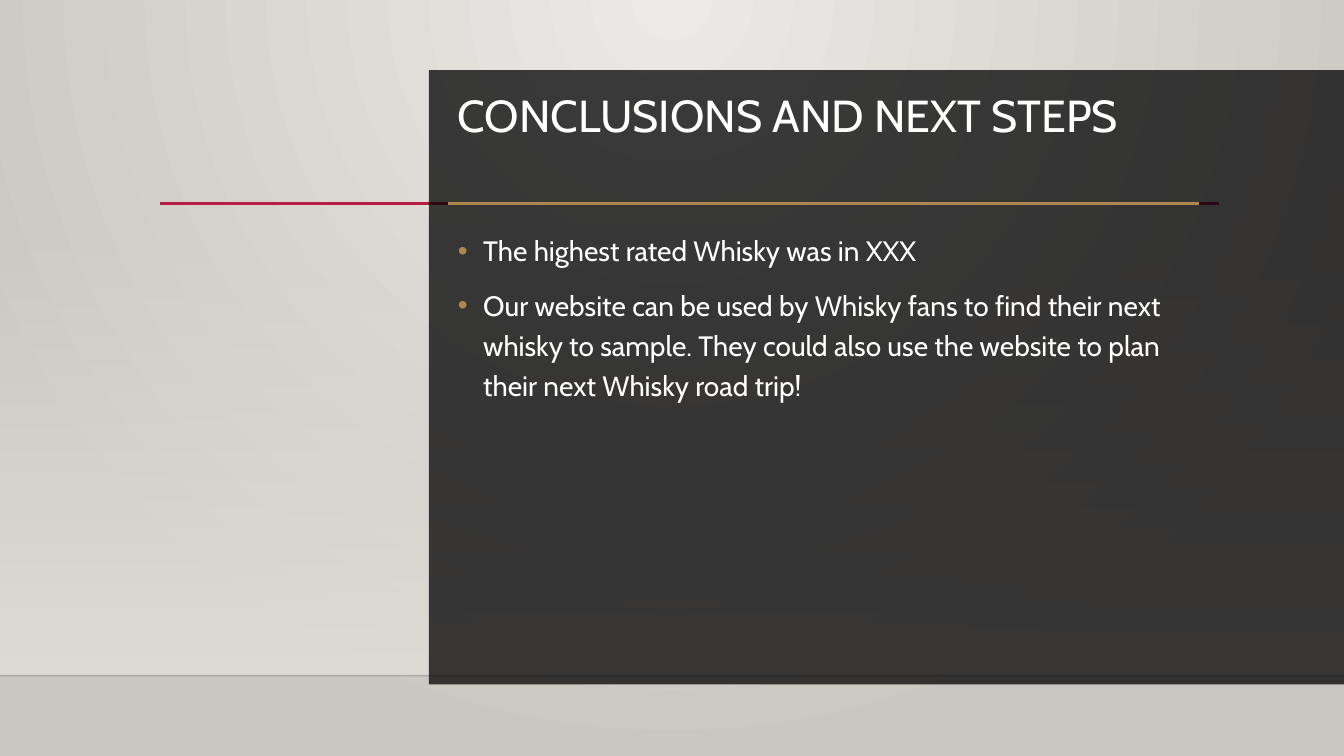
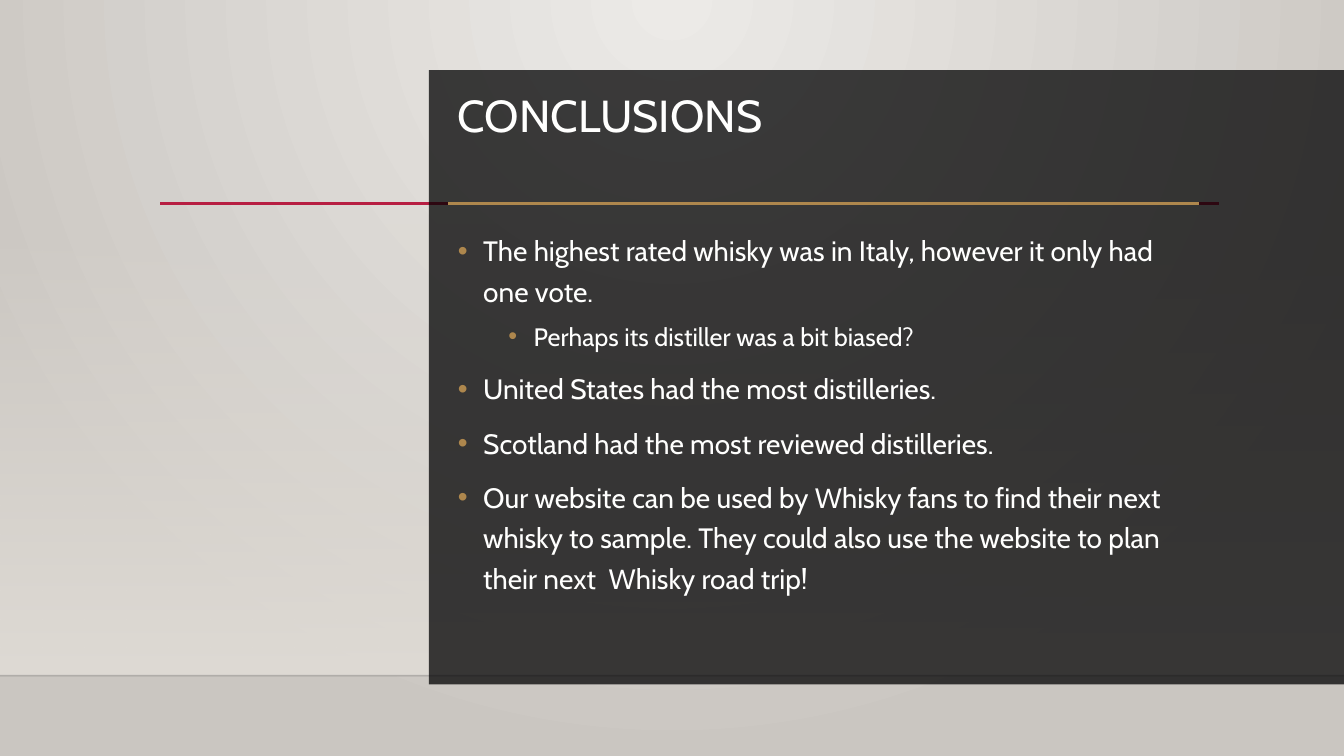
Before and after one commit to EpicTomatoSauce/DataAnalytics_Project2, a slide deck: slide 6 of Presentation.pptx (slide 5 before the commit). Drawn at 1344x756 pixels with LibreOffice and Linux fonts; fonts in the diff are those of the drawing; background and template pictures are left out. Boxes give left, top, right and bottom in pixels: in the first picture for what was removed or moved away, otherwise in the second. Text is boxed around its words. In the diff, an @@ line names an element or a change of style, - is before the commit and + after.

```diff
--- a/Presentation.pptx
+++ b/Presentation.pptx
@@ title at bbox=[458, 100, 762, 133]: text changed @@
-CONCLUSIONS AND NEXT STEPS
+CONCLUSIONS
@@ text at bbox=[483, 240, 1153, 455]: text changed @@
-• The highest rated Whisky was in XXX
+• The highest rated whisky was in Italy, however it only had one vote.
+  • Perhaps its distiller was a bit biased?
+• United States had the most distilleries.
+• Scotland had the most reviewed distilleries.
```
Also in this commit, not shown: 2 other slides changed, 3 slides added, 1 slide removed, 4 other files.
